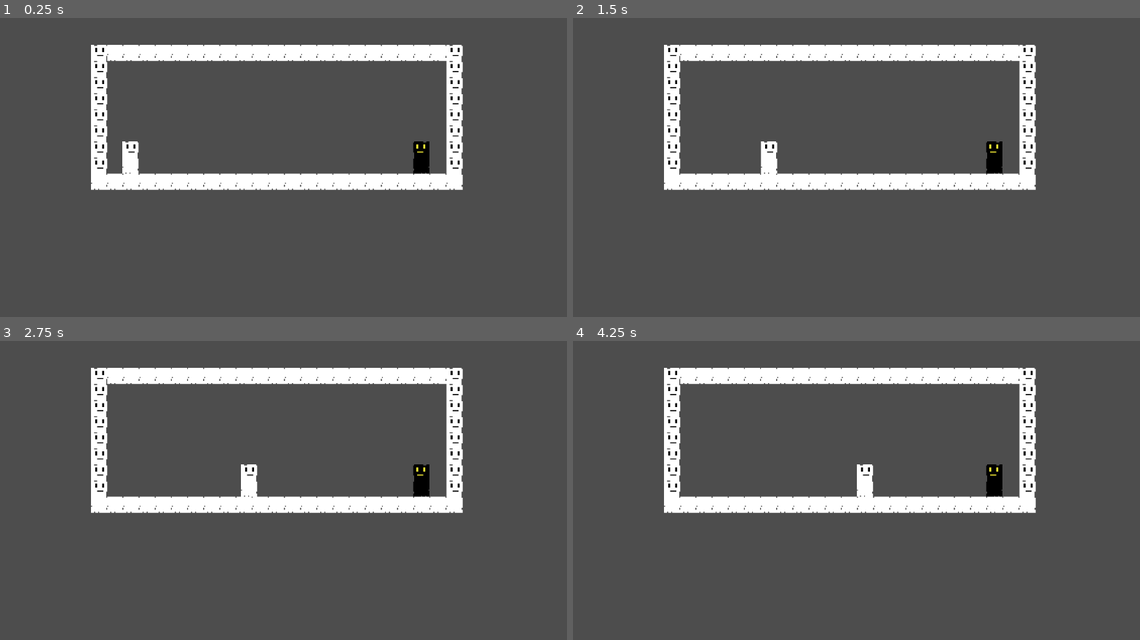
Above: before the commit, frames 1-4 (two rows, left to right).
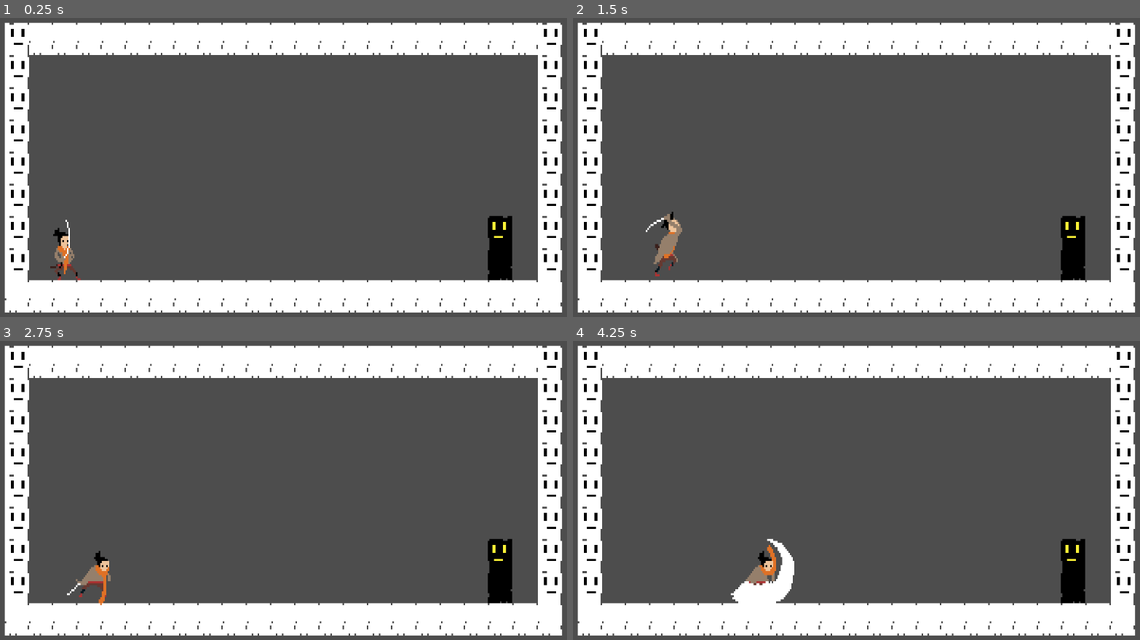
Above: after the commit, the same moments.

Repository: ZiyadAziz/Risky-Slice
Game: Godot game, scene res://scenes/game.tscn
The game is run twice, just before and just after one commit, with the same random seed, the same clock (stepped at 60 frames per second) and the same inputs.
Inputs (mouse positions are in pixels of both pictures, inside the frame that each line leads up to):
- Up to frame 1 (0.25 s): no input
- Up to frame 2 (1.5 s): tap Enter at 0.5 s; move the mouse to (986, 158) at 0.52 s; hold D (move_forward_singleplayer) 0.53-1.28 s; click (986, 158) at 0.6 s; move the mouse to (743, 191) at 1.27 s; hold A (block_and_move_backwards_singleplayer) from 1.28 s (still down); click (743, 191) at 1.35 s
- Up to frame 3 (2.75 s): move the mouse to (345, 424) at 2.02 s; release A (block_and_move_backwards_singleplayer) at 2.03 s; hold D (move_forward_singleplayer) from 2.03 s (still down); tap Space (feint_singleplayer) at 2.1 s; click (345, 424) at 2.3 s
- Up to frame 4 (4.25 s): move the mouse to (828, 562) at 2.77 s; right-click (828, 562) at 2.85 s; click (828, 562) at 3.05 s; tap Space (feint_singleplayer) at 3.5 s; move the mouse to (1032, 544) at 3.52 s; release D (move_forward_singleplayer) at 3.53 s; hold A (block_and_move_backwards_singleplayer) from 3.53 s (still down); click (1032, 544) at 3.6 s

The runs differ from the first frame. In frame 1, 34% of the frame differs, in the area x 0-100%, y 1-99%; in frame 2, 35%; in frame 3, 35%; in frame 4, 35%.

Commit message:
Updated art assets

Diff:
--- a/scenes/game.tscn
+++ b/scenes/game.tscn
@@ -18,7 +18,8 @@
 [node name="Game" type="Node2D"]
 
 [node name="Camera2D" type="Camera2D" parent="."]
-zoom = Vector2(2, 2)
+position = Vector2(-7, -53)
+zoom = Vector2(3, 4)
 
 [node name="TempPlayer" parent="." instance=ExtResource("1_uwrxv")]
 position = Vector2(-153, -16)
--- a/scenes/temp_player.tscn
+++ b/scenes/temp_player.tscn
@@ -1,17 +1,177 @@
-[gd_scene load_steps=8 format=3 uid="uid://gf5ckfd357wu"]
-
-[ext_resource type="Texture2D" uid="uid://cqdciv1wjjbi8" path="res://assets/TempCharacter.png" id="1_qc3fp"]
+[gd_scene load_steps=37 format=3 uid="uid://gf5ckfd357wu"]
+
 [ext_resource type="Script" uid="uid://cci86n52r1vp6" path="res://scripts/temp_player.gd" id="1_smlvt"]
-
-[sub_resource type="AtlasTexture" id="AtlasTexture_smlvt"]
-atlas = ExtResource("1_qc3fp")
-region = Rect2(0, 0, 16, 32)
+[ext_resource type="Texture2D" uid="uid://8agiqb8j86fo" path="res://assets/attack_1_colored_Sekiro.png" id="2_a17a3"]
+[ext_resource type="Texture2D" uid="uid://c2f5r2ba3ksb4" path="res://assets/deflect_vertical_colored_Sekiro.png" id="2_smlvt"]
+[ext_resource type="Texture2D" uid="uid://d2kg267bgj8nu" path="res://assets/crouch_colored_Sekiro.png" id="3_3fv0j"]
+[ext_resource type="Texture2D" uid="uid://cs3o3isf1hqbj" path="res://assets/run_colored_Sekiro.png" id="3_h0i82"]
+[ext_resource type="Texture2D" uid="uid://bjg07vw4o5641" path="res://assets/deflect_horizontal_colored_Sekiro.png" id="5_ed2sy"]
+
+[sub_resource type="AtlasTexture" id="AtlasTexture_rdr7s"]
+atlas = ExtResource("2_a17a3")
+region = Rect2(48, 0, 48, 48)
+
+[sub_resource type="AtlasTexture" id="AtlasTexture_83drl"]
+atlas = ExtResource("2_a17a3")
+region = Rect2(96, 0, 48, 48)
+
+[sub_resource type="AtlasTexture" id="AtlasTexture_7kblh"]
+atlas = ExtResource("2_a17a3")
+region = Rect2(144, 0, 48, 48)
+
+[sub_resource type="AtlasTexture" id="AtlasTexture_86l30"]
+atlas = ExtResource("2_a17a3")
+region = Rect2(192, 0, 48, 48)
+
+[sub_resource type="AtlasTexture" id="AtlasTexture_bxwro"]
+atlas = ExtResource("2_a17a3")
+region = Rect2(240, 0, 48, 48)
+
+[sub_resource type="AtlasTexture" id="AtlasTexture_8w310"]
+atlas = ExtResource("2_a17a3")
+region = Rect2(288, 0, 48, 48)
+
+[sub_resource type="AtlasTexture" id="AtlasTexture_800pv"]
+atlas = ExtResource("2_a17a3")
+region = Rect2(0, 0, 48, 48)
+
+[sub_resource type="AtlasTexture" id="AtlasTexture_app25"]
+atlas = ExtResource("3_3fv0j")
+region = Rect2(32, 0, 32, 32)
+
+[sub_resource type="AtlasTexture" id="AtlasTexture_cgvig"]
+atlas = ExtResource("2_smlvt")
+region = Rect2(0, 0, 32, 32)
+
+[sub_resource type="AtlasTexture" id="AtlasTexture_i0cpa"]
+atlas = ExtResource("3_h0i82")
+region = Rect2(160, 0, 32, 32)
+
+[sub_resource type="AtlasTexture" id="AtlasTexture_flhoj"]
+atlas = ExtResource("2_a17a3")
+region = Rect2(0, 0, 48, 48)
+
+[sub_resource type="AtlasTexture" id="AtlasTexture_wfklw"]
+atlas = ExtResource("2_smlvt")
+region = Rect2(32, 0, 32, 32)
+
+[sub_resource type="AtlasTexture" id="AtlasTexture_h0i82"]
+atlas = ExtResource("2_smlvt")
+region = Rect2(0, 0, 32, 32)
+
+[sub_resource type="AtlasTexture" id="AtlasTexture_4owxg"]
+atlas = ExtResource("5_ed2sy")
+region = Rect2(0, 0, 32, 32)
+
+[sub_resource type="AtlasTexture" id="AtlasTexture_p0pjd"]
+atlas = ExtResource("5_ed2sy")
+region = Rect2(32, 0, 32, 32)
+
+[sub_resource type="AtlasTexture" id="AtlasTexture_wjjl6"]
+atlas = ExtResource("3_h0i82")
+region = Rect2(128, 0, 32, 32)
+
+[sub_resource type="AtlasTexture" id="AtlasTexture_30v33"]
+atlas = ExtResource("3_h0i82")
+region = Rect2(96, 0, 32, 32)
+
+[sub_resource type="AtlasTexture" id="AtlasTexture_frci2"]
+atlas = ExtResource("3_h0i82")
+region = Rect2(64, 0, 32, 32)
+
+[sub_resource type="AtlasTexture" id="AtlasTexture_iajtn"]
+atlas = ExtResource("3_h0i82")
+region = Rect2(32, 0, 32, 32)
+
+[sub_resource type="AtlasTexture" id="AtlasTexture_i83yw"]
+atlas = ExtResource("3_h0i82")
+region = Rect2(0, 0, 32, 32)
+
+[sub_resource type="AtlasTexture" id="AtlasTexture_j5nhj"]
+atlas = ExtResource("3_h0i82")
+region = Rect2(0, 0, 32, 32)
+
+[sub_resource type="AtlasTexture" id="AtlasTexture_ujyba"]
+atlas = ExtResource("3_h0i82")
+region = Rect2(32, 0, 32, 32)
+
+[sub_resource type="AtlasTexture" id="AtlasTexture_a17a3"]
+atlas = ExtResource("3_h0i82")
+region = Rect2(64, 0, 32, 32)
+
+[sub_resource type="AtlasTexture" id="AtlasTexture_3fv0j"]
+atlas = ExtResource("3_h0i82")
+region = Rect2(96, 0, 32, 32)
+
+[sub_resource type="AtlasTexture" id="AtlasTexture_ed2sy"]
+atlas = ExtResource("3_h0i82")
+region = Rect2(128, 0, 32, 32)
+
+[sub_resource type="AtlasTexture" id="AtlasTexture_r6pee"]
+atlas = ExtResource("3_h0i82")
+region = Rect2(160, 0, 32, 32)
 
 [sub_resource type="SpriteFrames" id="SpriteFrames_h0i82"]
 animations = [{
 "frames": [{
 "duration": 1.0,
-"texture": SubResource("AtlasTexture_smlvt")
+"texture": SubResource("AtlasTexture_rdr7s")
+}, {
+"duration": 1.0,
+"texture": SubResource("AtlasTexture_83drl")
+}, {
+"duration": 1.0,
+"texture": SubResource("AtlasTexture_7kblh")
+}, {
+"duration": 1.0,
+"texture": SubResource("AtlasTexture_86l30")
+}, {
+"duration": 1.0,
+"texture": SubResource("AtlasTexture_bxwro")
+}, {
+"duration": 1.0,
+"texture": SubResource("AtlasTexture_8w310")
+}],
+"loop": false,
+"name": &"Attack",
+"speed": 5.0
+}, {
+"frames": [{
+"duration": 5.0,
+"texture": SubResource("AtlasTexture_800pv")
+}],
+"loop": false,
+"name": &"Attack Windup",
+"speed": 5.0
+}, {
+"frames": [{
+"duration": 1.0,
+"texture": SubResource("AtlasTexture_app25")
+}],
+"loop": true,
+"name": &"Dodge",
+"speed": 5.0
+}, {
+"frames": [{
+"duration": 1.0,
+"texture": SubResource("AtlasTexture_cgvig")
+}, {
+"duration": 1.0,
+"texture": SubResource("AtlasTexture_i0cpa")
+}, {
+"duration": 2.0,
+"texture": SubResource("AtlasTexture_flhoj")
+}, {
+"duration": 1.0,
+"texture": SubResource("AtlasTexture_wfklw")
+}],
+"loop": false,
+"name": &"Feint",
+"speed": 5.0
+}, {
+"frames": [{
+"duration": 1.0,
+"texture": SubResource("AtlasTexture_h0i82")
 }],
 "loop": true,
 "name": &"Idle",
@@ -19,32 +179,81 @@
 }, {
 "frames": [{
 "duration": 1.0,
-"texture": SubResource("AtlasTexture_smlvt")
-}],
-"loop": true,
-"name": &"default_1",
+"texture": SubResource("AtlasTexture_4owxg")
+}, {
+"duration": 3.0,
+"texture": SubResource("AtlasTexture_p0pjd")
+}],
+"loop": false,
+"name": &"Parry",
+"speed": 5.0
+}, {
+"frames": [{
+"duration": 1.0,
+"texture": SubResource("AtlasTexture_i0cpa")
+}, {
+"duration": 1.0,
+"texture": SubResource("AtlasTexture_wjjl6")
+}, {
+"duration": 1.0,
+"texture": SubResource("AtlasTexture_30v33")
+}, {
+"duration": 1.0,
+"texture": SubResource("AtlasTexture_frci2")
+}, {
+"duration": 1.0,
+"texture": SubResource("AtlasTexture_iajtn")
+}, {
+"duration": 1.0,
+"texture": SubResource("AtlasTexture_i83yw")
+}],
+"loop": true,
+"name": &"Walk Backwards",
+"speed": 5.0
+}, {
+"frames": [{
+"duration": 1.0,
+"texture": SubResource("AtlasTexture_j5nhj")
+}, {
+"duration": 1.0,
+"texture": SubResource("AtlasTexture_ujyba")
+}, {
+"duration": 1.0,
+"texture": SubResource("AtlasTexture_a17a3")
+}, {
+"duration": 1.0,
+"texture": SubResource("AtlasTexture_3fv0j")
+}, {
+"duration": 1.0,
+"texture": SubResource("AtlasTexture_ed2sy")
+}, {
+"duration": 1.0,
+"texture": SubResource("AtlasTexture_r6pee")
+}],
+"loop": true,
+"name": &"Walk Forwards",
 "speed": 5.0
 }]
 
-[sub_resource type="CapsuleShape2D" id="CapsuleShape2D_j5nhj"]
-radius = 7.0
+[sub_resource type="RectangleShape2D" id="RectangleShape2D_j5nhj"]
+size = Vector2(9, 21)
 
 [sub_resource type="RectangleShape2D" id="RectangleShape2D_smlvt"]
 size = Vector2(26, 10)
 
-[sub_resource type="CapsuleShape2D" id="CapsuleShape2D_smlvt"]
-radius = 7.0
+[sub_resource type="RectangleShape2D" id="RectangleShape2D_ujyba"]
+size = Vector2(9, 21)
 
 [node name="TempPlayer" type="CharacterBody2D"]
 script = ExtResource("1_smlvt")
 
 [node name="AnimatedSprite2D" type="AnimatedSprite2D" parent="."]
 sprite_frames = SubResource("SpriteFrames_h0i82")
-animation = &"default_1"
+animation = &"Attack Windup"
 
 [node name="CollisionShape2D" type="CollisionShape2D" parent="."]
-position = Vector2(0, 1)
-shape = SubResource("CapsuleShape2D_j5nhj")
+position = Vector2(0, 5.5)
+shape = SubResource("RectangleShape2D_j5nhj")
 
 [node name="AttackArea" type="Area2D" parent="." groups=["Sword"]]
 
@@ -63,5 +272,7 @@
 [node name="HurtBox" type="Area2D" parent="."]
 
 [node name="CollisionShape2D" type="CollisionShape2D" parent="HurtBox"]
-position = Vector2(0, 1)
-shape = SubResource("CapsuleShape2D_smlvt")
+position = Vector2(0, 5.5)
+shape = SubResource("RectangleShape2D_ujyba")
+
+[connection signal="animation_finished" from="AnimatedSprite2D" to="." method="_on_animated_sprite_2d_animation_finished"]
--- a/scripts/temp_player.gd
+++ b/scripts/temp_player.gd
@@ -20,14 +20,15 @@
 var isParrying := false
 var isBlocking := false
 
+#Animations
+@onready var animated_sprite_2d: AnimatedSprite2D = $AnimatedSprite2D
+
 func _physics_process(delta: float) -> void:
 	# Attack
-	if Input.is_action_just_pressed("attack_singleplayer"): #Need to add a timer or something so that the player has to wait for the animation to end before attacking again
-		isAttacking = true #This will likely have to be moved to when the windup of the attack animation finishes
-		$AttackArea/CollisionShape2D.disabled = false
-		await get_tree().create_timer(0.5).timeout #this probs shouldnt be the solution, I'd want to tie the timer to the attack animation when I make one
-		$AttackArea/CollisionShape2D.disabled = true
-		isAttacking = false #This should be tied to the animation, but since I dont have one, this will do
+	if Input.is_action_just_pressed("attack_singleplayer") && isAttacking == false: #The &&isAttacking makes you have to wait for the attack to finish before being able to attack again
+		animated_sprite_2d.play("Attack Windup") #Still need a windup area2d
+		isAttacking = true
+
 
 	#this should have a similar hitbox system as the attack,
 	#but instead of looking for a player hitbox it would look for the attack hitbox, so im gonna have to do funny layer stuff i think
@@ -45,6 +46,7 @@
 
 	# Handle dodge logic
 	if is_dodging:
+		animated_sprite_2d.play("Dodge")
 		dodge_timer -= delta
 		velocity.x = dodge_direction * DODGE_SPEED
 		if dodge_timer <= 0:
@@ -70,6 +72,14 @@
 				start_dodge(-1)
 			last_tap_time_left = current_time
 
+		if direction == 0 && isAttacking == false:
+			animated_sprite_2d.play("Idle")
+		elif direction > 0 && isAttacking == false:
+			animated_sprite_2d.play("Walk Forwards")
+		elif direction < 0 && isAttacking == false:
+			animated_sprite_2d.play("Walk Backwards")
+
+
 		# Normal movement if not dodging
 		if direction > 0 && isAttacking == false:
 			velocity.x = direction * SPEED
@@ -86,3 +96,12 @@
 	dodge_timer = DODGE_TIME
 	dodge_direction = dir
 	print("Dodging in direction:", dir)
+
+
+func _on_animated_sprite_2d_animation_finished() -> void:
+	if animated_sprite_2d.animation == "Attack Windup":
+		animated_sprite_2d.play("Attack")
+		$AttackArea/CollisionShape2D.disabled = false
+	elif animated_sprite_2d.animation == "Attack":
+		$AttackArea/CollisionShape2D.disabled = true
+		isAttacking = false
Binary file added: assets/Idle_colored_Sekiro.png
Not shown, added: assets/Idle_colored_Sekiro.png.import
Binary file added: assets/attack_1_colored_Sekiro.png
Not shown, added: assets/attack_1_colored_Sekiro.png.import
Binary file added: assets/crouch_colored_Sekiro.png
Not shown, added: assets/crouch_colored_Sekiro.png.import
Binary file added: assets/deflect_horizontal_colored_Sekiro.png
Not shown, added: assets/deflect_horizontal_colored_Sekiro.png.import
Binary file added: assets/deflect_vertical_colored_Sekiro.png
Not shown, added: assets/deflect_vertical_colored_Sekiro.png.import
Binary file added: assets/die_colored_Sekiro.png
Not shown, added: assets/die_colored_Sekiro.png.import
(and 6 more such lines)
